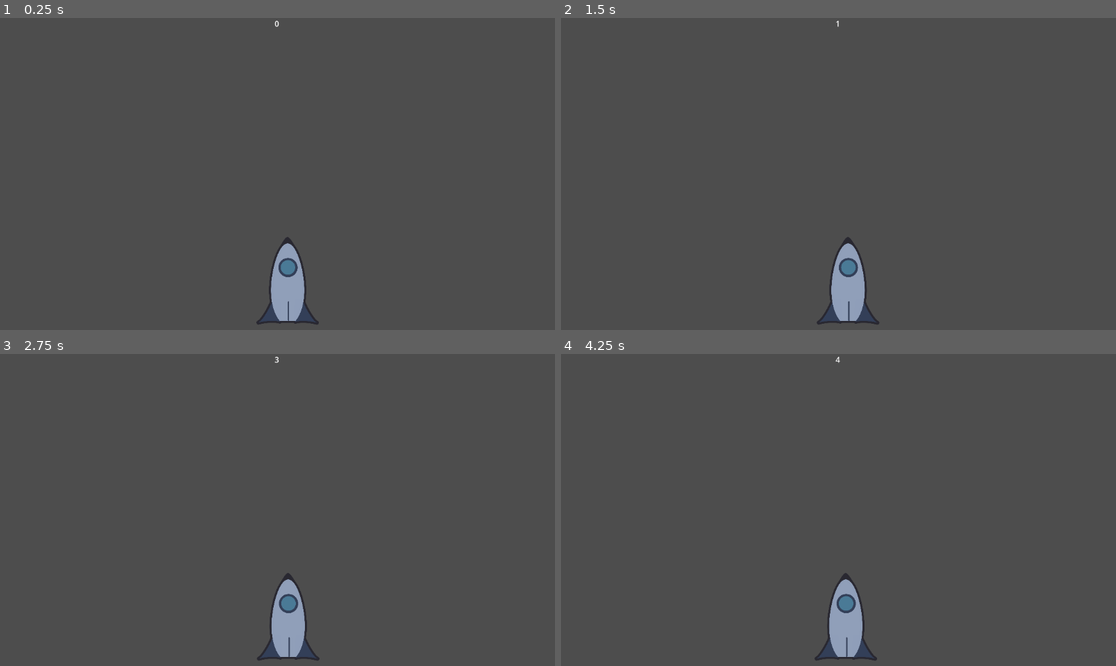
Above: before the commit, frames 1-4 (two rows, left to right).
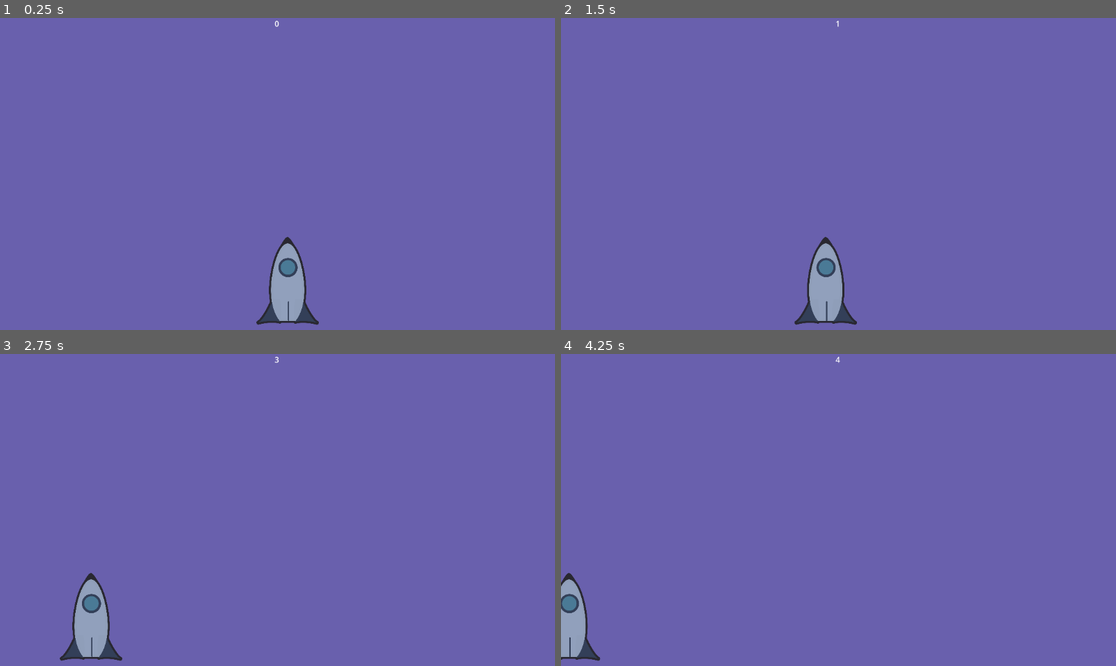
Above: after the commit, the same moments.

Repository: Ranger-NF/BlastOff
Game: Godot game, scene res://main.tscn
Same seed, same stepped clock (60 frames per second), same inputs: the game is played once before the commit and once after it. The engine's default icon, where the game draws it, is replaced by a stand-in: a white triangle on a blue panel in a dark square.
Inputs (mouse positions are in pixels of both pictures, inside the frame that each line leads up to):
- Up to frame 1 (0.25 s): no input
- Up to frame 2 (1.5 s): tap Enter at 0.5 s; move the mouse to (960, 158) at 0.52 s; click (960, 158) at 0.67 s; tap Space at 1.25 s; drag from (727, 189) to (849, 280) at 1.27 s
- Up to frame 3 (2.75 s): move the mouse to (333, 441) at 2.02 s; click (333, 441) at 2.17 s
- Up to frame 4 (4.25 s): tap Enter at 2.75 s; drag from (810, 572) to (672, 463) at 2.77 s; move the mouse to (1005, 556) at 3.52 s; click (1005, 556) at 3.67 s

The runs differ from the first frame. In frame 1, 98% of the frame differs, in the area x 0-100%, y 0-100%; in frame 2, 100%; in frame 3, 100%; in frame 4, 100%.

Commit message:
Made controls more friendly and tried first debug build on android

Diff:
--- /dev/null
+++ b/control.tscn
@@ -0,0 +1,36 @@
+[gd_scene load_steps=2 format=3 uid="uid://djfl3lk86q0wd"]
+
+[sub_resource type="GDScript" id="GDScript_7durt"]
+script/source = "extends CanvasLayer
+
+enum {
+    LEFT,
+    RIGHT
+}
+
+func switch_pressed_button(current_button: int) -> void:
+    match current_button:
+        LEFT:
+            GameManager.is_left_button_pressed = true
+            GameManager.is_right_button_pressed = false
+        RIGHT:
+            GameManager.is_right_button_pressed = true
+            GameManager.is_left_button_pressed = false
+
+func _input(event: InputEvent) -> void:
+    var horizontal_screen_size = get_viewport().size.x
+    if (event is InputEventScreenTouch and event.is_pressed()) or (event is InputEventScreenDrag):
+
+        if event.position.x > (horizontal_screen_size / 2):
+            switch_pressed_button(RIGHT)
+        else:
+            switch_pressed_button(LEFT)
+    elif event is InputEventScreenTouch and event.is_released():
+        if event.position.x > (horizontal_screen_size / 2):
+            GameManager.is_right_button_pressed = false
+        else:
+            GameManager.is_left_button_pressed = false
+"
+
+[node name="CanvasLayer" type="CanvasLayer"]
+script = SubResource("GDScript_7durt")
--- /dev/null
+++ b/controls.gd
@@ -0,0 +1,40 @@
+extends CanvasLayer
+
+enum {
+    LEFT,
+    RIGHT
+}
+
+func switch_pressed_button(current_button: int) -> void:
+    match current_button:
+        LEFT:
+            GameManager.is_left_button_pressed = true
+            GameManager.is_right_button_pressed = false
+        RIGHT:
+            GameManager.is_right_button_pressed = true
+            GameManager.is_left_button_pressed = false
+
+func _input(event: InputEvent) -> void:
+    var screen_size = get_viewport().size
+    if (event is InputEventScreenTouch and event.is_pressed()) or (event is InputEventScreenDrag):
+
+        if event.position.x > (screen_size / 2):
+            switch_pressed_button(RIGHT)
+        else:
+            switch_pressed_button(LEFT)
+    elif event is InputEventScreenTouch and event.is_released():
+        pass
+
+
+#
+#func _on_left_button_down() -> void:
+    #GameManager.is_left_button_pressed = true
+#
+#func _on_left_button_up() -> void:
+    #GameManager.is_left_button_pressed = false
+#
+#func _on_right_button_down() -> void:
+    #GameManager.is_right_button_pressed = true
+#
+#func _on_right_button_up() -> void:
+    #GameManager.is_right_button_pressed = false
--- a/game_manager.gd
+++ b/game_manager.gd
@@ -5,3 +5,6 @@
 
 signal player_health_changed
 signal rocket_speed_changed
+
+var is_left_button_pressed: bool = false
+var is_right_button_pressed: bool = false
--- a/main.tscn
+++ b/main.tscn
@@ -1,8 +1,9 @@
-[gd_scene load_steps=5 format=3 uid="uid://dikpya2pi0i66"]
+[gd_scene load_steps=6 format=3 uid="uid://dikpya2pi0i66"]
 
 [ext_resource type="PackedScene" uid="uid://c1tug87fw4xs" path="res://rocket.tscn" id="1_nmvdq"]
 [ext_resource type="PackedScene" uid="uid://c7xy671srn8rt" path="res://asteroids.tscn" id="2_xclxf"]
 [ext_resource type="PackedScene" uid="uid://0ckqin0njvj4" path="res://ui.tscn" id="3_05n13"]
+[ext_resource type="PackedScene" uid="uid://djfl3lk86q0wd" path="res://control.tscn" id="4_vpkpi"]
 
 [sub_resource type="GDScript" id="GDScript_vu1uo"]
 script/source = "extends Node2D
@@ -57,4 +58,6 @@
 
 [node name="UI" parent="." instance=ExtResource("3_05n13")]
 
+[node name="Control" parent="." instance=ExtResource("4_vpkpi")]
+
 [connection signal="timeout" from="AsteroidTimer" to="." method="_on_asteroid_timer_timeout"]
--- a/project.godot
+++ b/project.godot
@@ -11,6 +11,7 @@
 [application]
 
 config/name="Vertical Scroller"
+config/version="0.0.1"
 run/main_scene="res://main.tscn"
 config/features=PackedStringArray("4.2", "GL Compatibility")
 config/icon="res://icon.svg"
@@ -19,6 +20,11 @@
 
 StatManager="*res://stat_manager.gd"
 GameManager="*res://game_manager.gd"
+
+[display]
+
+window/size/resizable=false
+window/handheld/orientation=1
 
 [input_devices]
 
@@ -33,3 +39,5 @@
 
 renderer/rendering_method="gl_compatibility"
 renderer/rendering_method.mobile="gl_compatibility"
+textures/vram_compression/import_etc2_astc=true
+environment/defaults/default_clear_color=Color(0.411261, 0.375553, 0.679351, 1)
--- a/rocket.tscn
+++ b/rocket.tscn
@@ -9,46 +9,41 @@
 const acceleration: float = 70
 const friction = 90
 
-enum {
-    RIGHT,
-    LEFT,
-    RESET
-}
-
 signal player_hurt
 
 var is_game_running: bool = false
 
-var has_recieved_input: bool
 var move_vec: Vector2
-var direction_to_move: int # Either left or tight (from enum)
 
 func _ready() -> void:
     GameManager.game_started.connect(_on_game_start)
     GameManager.game_over.connect(_on_game_over)
     self.connect(\"player_hurt\", _on_hurt)
 
+func apply_friction(velocity: float, delta: float) -> float:
+    var magniitude_of_vec = abs(velocity)
+    var direction_of_vec = (velocity / magniitude_of_vec) # Gives either 1 or -1 (left or right)
+    magniitude_of_vec -= friction * delta # Reduces the velocity
+    return (direction_of_vec * magniitude_of_vec)
+
 func move(delta: float):
     # Increment velocity with acceleration if given the input
-    if has_recieved_input:
-        match direction_to_move:
-            RIGHT: # If asked to move right, accelerate to max speed
-                move_vec.x += (acceleration * delta) # Accelerate to +ve x
-            LEFT:
-                move_vec.x += -1 * (acceleration * delta)
+    if GameManager.is_left_button_pressed or GameManager.is_right_button_pressed: # Checking whether either button is pressed
+        if (GameManager.is_left_button_pressed and GameManager.is_right_button_pressed): # If bothe
+            move_vec.x = apply_friction(move_vec.x, delta)
+        else:
+            if GameManager.is_left_button_pressed: # If asked to move left, accelerate to max speed
+                move_vec.x += -1 * (acceleration * delta) # Accelerate to -ve x
+            elif GameManager.is_right_button_pressed:
+                move_vec.x += (acceleration * delta)
 
     # Slowing down (gradually)
     elif move_vec.length() > (friction * delta):
-        var magniitude_of_vec = abs(move_vec.x)
-        var direction_of_vec = (move_vec.x / magniitude_of_vec) # Gives either 1 or -1 (left or right)
-        magniitude_of_vec -= friction * delta # Reduces the velocity
-
-        move_vec.x = (direction_of_vec * magniitude_of_vec)
+        move_vec.x = apply_friction(move_vec.x, delta)
     else:
         move_vec = Vector2.ZERO # Stop the character
 
     move_vec = move_vec.limit_length(max_speed)
-    has_recieved_input = false
     self.position += move_vec
 
     var horizontal_screen_size = get_viewport_rect().size.x
@@ -59,19 +54,6 @@
 func _physics_process(delta: float) -> void:
     if is_game_running:
         move(delta)
-
-func _input(event: InputEvent) -> void:
-    if !(event is InputEventScreenDrag) and !(event is InputEventScreenTouch) and !(event is InputEventMouse):
-        return
-
-    var middle_of_screen: float = (get_viewport_rect().size.x / 2)
-
-    if event.position.x > middle_of_screen:
-        direction_to_move = RIGHT
-    else:
-        direction_to_move = LEFT
-
-    has_recieved_input = true
 
 func _on_hurt():
     GameManager.emit_signal(\"game_over\")
--- /dev/null
+++ b/sky.tscn
@@ -0,0 +1,3 @@
+[gd_scene format=3 uid="uid://xx5mjv1kw44r"]
+
+[node name="ParallaxBackground" type="ParallaxBackground"]
Not shown, added: export_presets.cfg
Not shown, changed: .gitignore
